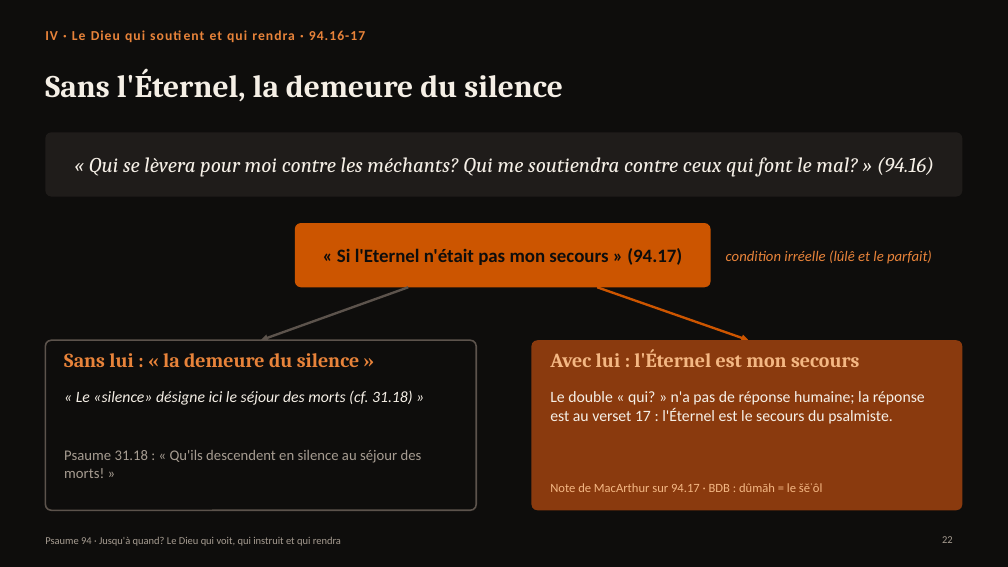
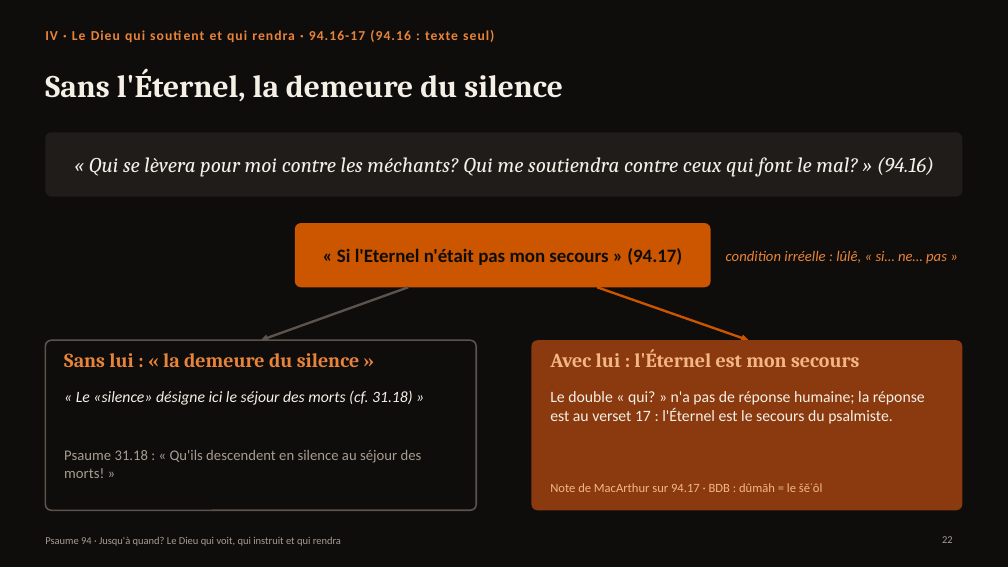
Before and after one commit to agbruneau/Prospection, a slide deck: slide 22 of Presentation-Psaume-94.pptx. Drawn at 1008x567 pixels with LibreOffice and Linux fonts; fonts in the diff are those of the drawing. Boxes give left, top, right and bottom in pixels: in the first picture for what was removed or moved away, otherwise in the second. Text is boxed around its words. In the diff, an @@ line names an element or a change of style, - is before the commit and + after.

```diff
--- a/Presentation-Psaume-94.pptx
+++ b/Presentation-Psaume-94.pptx
@@ text at bbox=[45, 30, 494, 42]: text changed @@
-IV · Le Dieu qui soutient et qui rendra · 94.16-17
+IV · Le Dieu qui soutient et qui rendra · 94.16-17 (94.16 : texte seul)
@@ text at bbox=[726, 250, 947, 264]: text changed @@
-condition irréelle (lûlê et le parfait)
+condition irréelle : lûlê, « si… ne… pas »
```
Also in this commit, not shown: 5 other slides changed, 7 other files.
